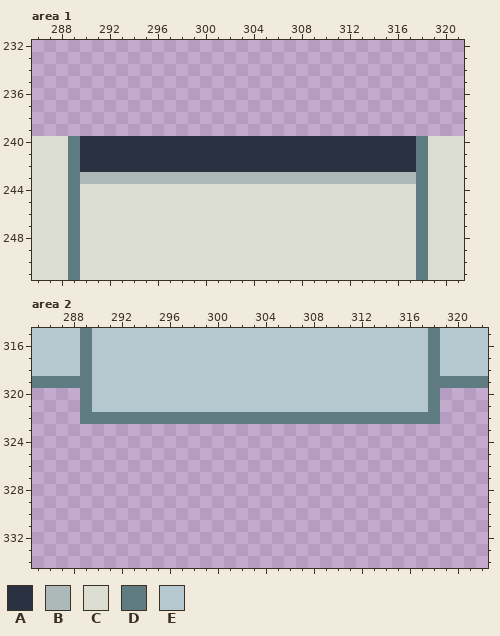
Pixel-art file: 3학년 1학기 1인 개발 프로젝트/Tile/TileMap.aseprite. The first picture shows the starting point.
512x512 pixels, 1 frame. Pixels under 10% opacity are left out. Colours within 5 levels of each other are drawn and written as one. Shown: area 1: x 286..321, y 232..251; area 2: x 285..322, y 315..334. The commit also changed other parts of the picture, which this record leaves out.
Visible layers, top first: "dusts" opacity 50%, "Layer 1".
Palette (. is transparent): A #2a3241  B #adb9b8  C #dbdcd2  D #5e7c82  E #b5c8cf
Pixels before, area 1, first column x 286:
240 CCCDAAAAAAAAAAAAAAAAAAAAAAAAAAAADCCC
241 CCCDAAAAAAAAAAAAAAAAAAAAAAAAAAAADCCC
242 CCCDAAAAAAAAAAAAAAAAAAAAAAAAAAAADCCC
243 CCCDBBBBBBBBBBBBBBBBBBBBBBBBBBBBDCCC
244 CCCDCCCCCCCCCCCCCCCCCCCCCCCCCCCCDCCC
245 CCCDCCCCCCCCCCCCCCCCCCCCCCCCCCCCDCCC
246 CCCDCCCCCCCCCCCCCCCCCCCCCCCCCCCCDCCC
247 CCCDCCCCCCCCCCCCCCCCCCCCCCCCCCCCDCCC
248 CCCDCCCCCCCCCCCCCCCCCCCCCCCCCCCCDCCC
249 CCCDCCCCCCCCCCCCCCCCCCCCCCCCCCCCDCCC
250 CCCDCCCCCCCCCCCCCCCCCCCCCCCCCCCCDCCC
251 CCCDCCCCCCCCCCCCCCCCCCCCCCCCCCCCDCCC
Pixels before, area 2, first column x 285:
315 EEEEDEEEEEEEEEEEEEEEEEEEEEEEEEEEEDEEEE
316 EEEEDEEEEEEEEEEEEEEEEEEEEEEEEEEEEDEEEE
317 EEEEDEEEEEEEEEEEEEEEEEEEEEEEEEEEEDEEEE
318 EEEEDEEEEEEEEEEEEEEEEEEEEEEEEEEEEDEEEE
319 DDDDDEEEEEEEEEEEEEEEEEEEEEEEEEEEEDDDDD
320 ....DEEEEEEEEEEEEEEEEEEEEEEEEEEEED....
321 ....DEEEEEEEEEEEEEEEEEEEEEEEEEEEED....
322 ....DDDDDDDDDDDDDDDDDDDDDDDDDDDDDD....
The same view after the edit:
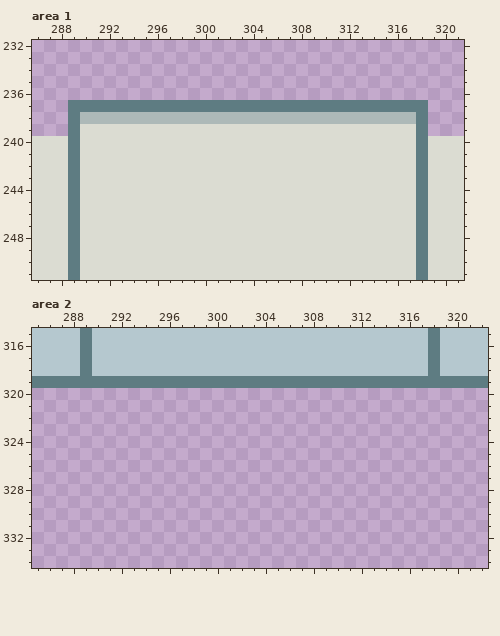
Diff:
Area 1, layer "Layer 1":
y 237: x 289..318 .............................. -> DDDDDDDDDDDDDDDDDDDDDDDDDDDDDD
y 238: x 289..318 .............................. -> DBBBBBBBBBBBBBBBBBBBBBBBBBBBBD
y 239: x 289..318 .............................. -> DCCCCCCCCCCCCCCCCCCCCCCCCCCCCD
y 240..242: x 290..317 AAAAAAAAAAAAAAAAAAAAAAAAAAAA -> CCCCCCCCCCCCCCCCCCCCCCCCCCCC
y 243: x 290..317 BBBBBBBBBBBBBBBBBBBBBBBBBBBB -> CCCCCCCCCCCCCCCCCCCCCCCCCCCC
Area 2, layer "Layer 1":
y 319: x 290..317 EEEEEEEEEEEEEEEEEEEEEEEEEEEE -> DDDDDDDDDDDDDDDDDDDDDDDDDDDD
y 320..321: x 289..318 DEEEEEEEEEEEEEEEEEEEEEEEEEEEED -> ..............................
y 322: x 289..318 DDDDDDDDDDDDDDDDDDDDDDDDDDDDDD -> ..............................
Changed places in both pictures, as pixel boxes (x1, y1, x2, y2):
changed: (68, 100, 428, 184)
changed: (80, 376, 440, 424)
